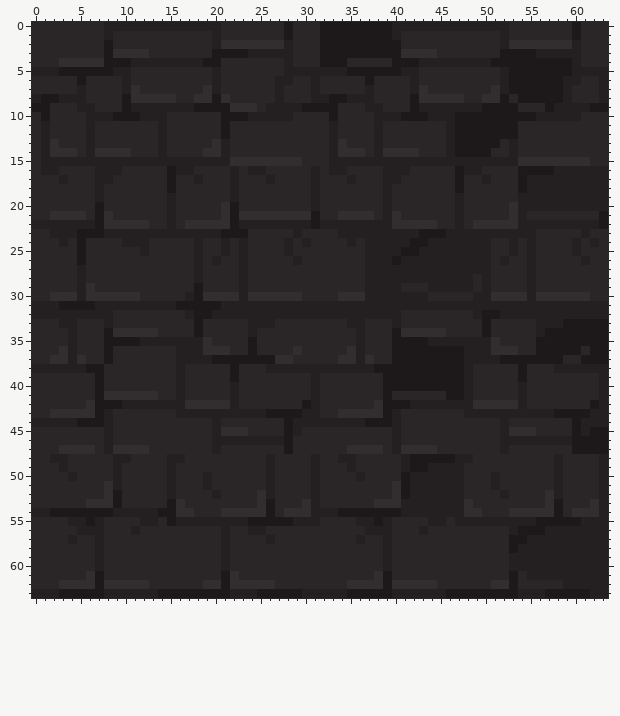
A pixel-art sprite gets an edit: assets/art/atlas_floor.png. The picture above is the old version.
The file is 64x64 pixels.
After the commit:
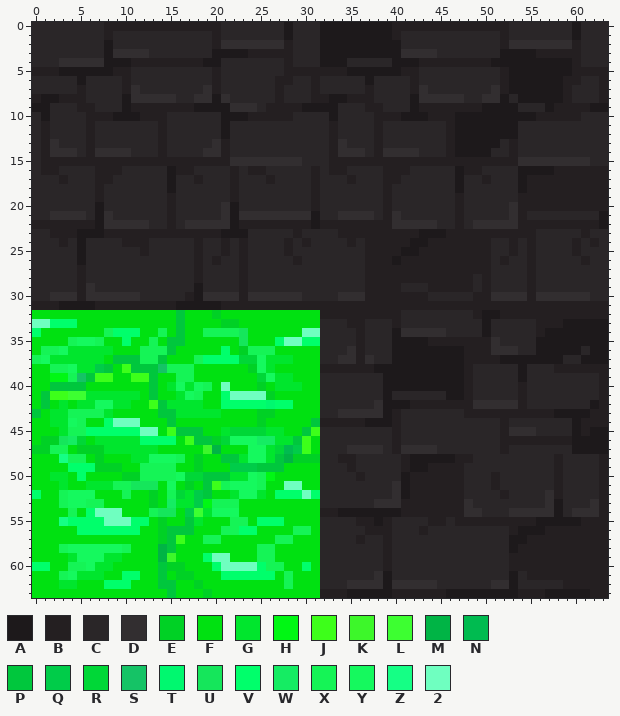
Palette (. is transparent): A #1d191b  B #241f21  C #2a2628  D #322e30  E #00d125  F #00e111  G #00e62d  H #00f714  J #3dff1a  K #3df72a  L #3dff31  M #00b445  N #00bb50  P #00c73d  Q #00cc49  R #00d737  S #15c366  T #00f86f  U #15e65b  V #00ff6b  W #15ec63  X #15f456  Y #15f95e  Z #15ff85  2 #6fffc0
Diff:
y 32: x 0..31 BBBBBBBBBCCCCCCCCBAABBBBBBBBBBBB -> FFFFFFFFFFFFFFFFPFFFEFFFFFFFFFFF
y 33: x 0..31 CCCBBCCCBCCCCCCCCCACCCCCBBBCCCCC -> 22VVVFFFFFFFFFFFPFFFFEEFFFFFFFFF
y 34: x 0..31 CCCCBCCCADDDDDCCCCACCCCCBCCCCCCC -> VFFFFFFFXVVVFFXFPFFXXXXUFFFFFF22
y 35: x 0..31 CCCCBCCCAAAABBBBBBBDCCCCACCCCCCC -> FFFFXYYXFFVFFXFPPFFFFFFUFFFV22VV
y 36: x 0..31 CCCDBCCCACCCCCCCBBBDDDCCACCCCDCC -> FXXYGGGGGFFFXXXPFFFFFVFEXXXFFFFF
y 37: x 0..31 CCDDBDCCACCCCCCCBBBBAAAAAAADDCCC -> XYGGGGGGFPPPXXPFFFXVVVVRRYGGGFFF
y 38: x 0..31 BBBBBBAACCCCCCCCBCCCCCACCCBBBBBB -> FFXXYGGQPFJPPPSXXXFFFFFFEYGFFFFF
y 39: x 0..31 CCCCCCCACCCCCCCCBCCCCCACCCCCCCCB -> FFHHXSPJJFFJJPFFXXFFFFFFFRYGGFFF
y 40: x 0..31 CCCCCCCACCCCCCCCBCCCCCBCCCCCCCCB -> FFPPPPFFFFFFFPFGYGYXF2FFFEFGGGFF
y 41: x 0..31 CCCCCCCADDDDDDCCBCCCCCBCCCCCCCCB -> FPJJLLGGGGGGFPFFGYXFFV2222EFFFFF
y 42: x 0..31 CCCCCCDAAABBBBBBBDDDDDBCCCCCCCAB -> FPFGFGGYYGGFFJPGGGGFFVVVVVTVVFFF
y 43: x 0..31 CCDDDDDABCCCCCCCBBBBBBBBBBAAAABB -> PFGGXXXXGFFFFFPPGGGGGFFFFEEFFFFF
y 44: x 0..31 BBBBBAAABCCCCCCCCCCCBCCCCCCCABBB -> FFGGYXFFV222FFFPFFFFFFFFFEFFFFFP
y 45: x 0..31 CCCCCCCCBCCCCCCCCCCCBDDDCCCCABCC -> FFFGXXVVVVVV22FJPPPFFGRRRRGGFFPJ
y 46: x 0..31 CCCCCCCCBCCCCCCCCCCCBBBBBBBBACCC -> FEEUWRFGGGGGVVVVFJPPERYYYWWGGPJF
y 47: x 0..31 CCCDDDDCBDDDDCCCCCCCBCCCCCCCACCC -> EEXXFEEEGGGGGGFFFFFKMFFFYYGRNQJF
y 48: x 0..31 CCBBCCCCCBBCCCCBBCCCCCCCCCBCCCCB -> FFFZXXFEFFFGGYYYXFEFFPPGYYGPMEEE
y 49: x 0..31 CCCBCCCCCBCCCCCBCCCCCCCCCCBCCCCB -> FFFFVVVEEEFFXXXXFFEFFFQQQPPPFFFF
y 50: x 0..31 CCCCBCCCCBCCCCCBCCCBCCCCCCBCCCCB -> FFGGFVFFFFEEXXXXYRRPPPGGYXHFFFFF
y 51: x 0..31 CCCCCCCCDBCCCCCBCCCBCCCCCCBCCCCB -> FFFGFFGGGXXUUUFYFEFPJXYYYXFF22FF
y 52: x 0..31 CCCCCCCCDACCCCCBCCCCBCCCCDBCCCCB -> VFFXYYYFFFXFFEFXRGQPFFGYYGFVVV2V
y 53: x 0..31 CCCCCCDDDACCCCCADCCCCCCCCDACCCDB -> FFFXYYXXFFFFFEFWGGQHXXXFFFFFFFFF
y 54: x 0..31 BBAAAAAAABBBBBAADDCCCDDDDDACDDDB -> FFFFXFV222FFFXUUFQLGYYYFFFFFFFFF
y 55: x 0..31 CCCCBBABCCCCBBCABBBBBBBBAAAAABBB -> FFFZVVVV222VVFEFFPGFFFXXFVVVFFFF
y 56: x 0..31 CCCCCBBBCCCBCCCCCCCCCBCCBBCCCCCC -> FFFFFVVVVVVVFFEPPPFFFXXVVFFFFXXF
y 57: x 0..31 CCCCBCCBCCCCCCCCCCCCCBCCCCBCCCCC -> FFFFFFFFFFFFFFEPJFFXXFFFFFFXXFFF
y 58: x 0..31 CCCCCCCBCCCCCCCCCCCCCBCCCCCCCCCC -> FFFXYYYYYYXFFFMPFFFFFFFFFXXFFFFF
y 59: x 0..31 CCCCCCCBCCCCCCCCCCCCCBCCCCCCCCCC -> FFFFGYYYGGFFFFMKFFFV22FFFXXFFFFF
y 60: x 0..31 CCCCCCCBCCCCCCCCCCCCCBCCCCCCCCCC -> VVFFXXYGGFFFFFPEEFFFV2222VXXFFVF
y 61: x 0..31 CCCCCCDACCCCCCCCCCCCCADCCCCCCCCC -> FFFXYGGGFFVVFFPFEEFFFVVVVVVFXFFF
y 62: x 0..31 CCCDDDDADDDDDCCCCCCDDADDDDDCCCCC -> FFFGGFFFVVVFFFPPFFEFFFFFFFFFXFFF
y 63: x 0..31 BBBAAAAABBBBBBAAAAAAAABBBAAAAABB -> FFFFFFFFFFFFFFFPFFFEFFFFFFFFFFFF
Where, in picture pixels (left, top, right, bottom), the same in both pictures:
changed: (32, 310, 320, 598)
